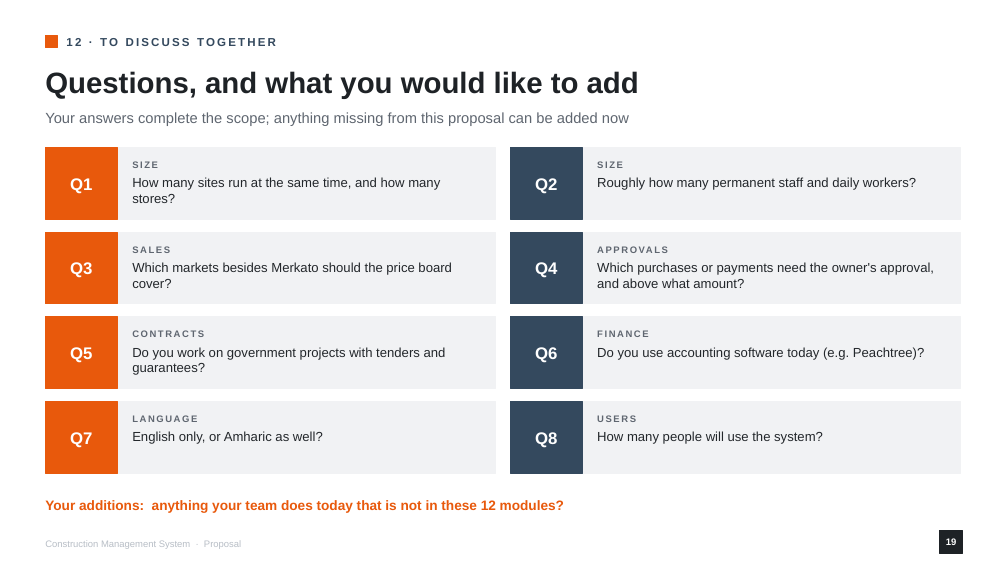
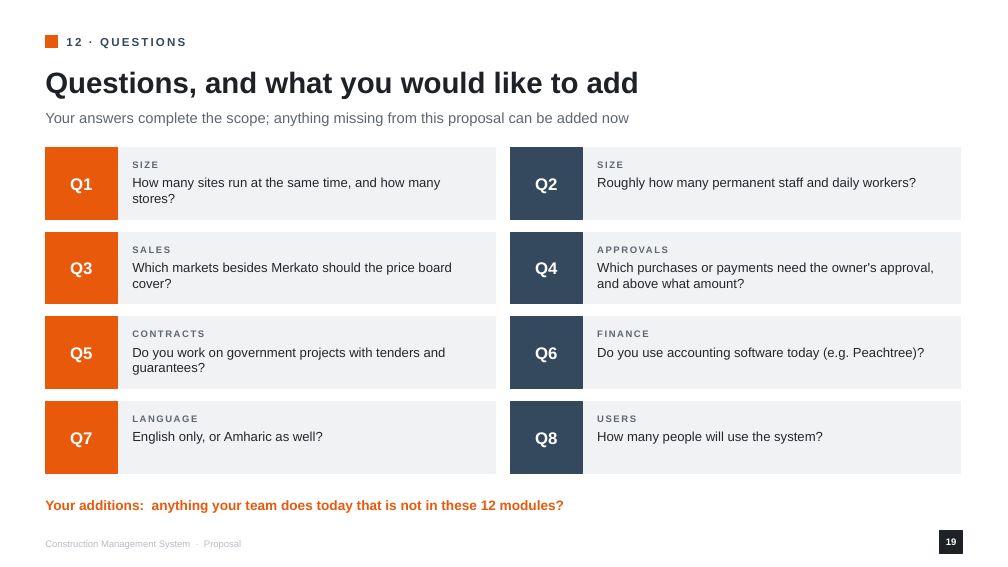
Before and after one commit to Abakas-Tech/ems-client, a slide deck: slide 19 of docs/proposals/Construction_Management_System_Proposal.pptx. Drawn at 1008x567 pixels with LibreOffice and Linux fonts; fonts in the diff are those of the drawing. Boxes give left, top, right and bottom in pixels: in the first picture for what was removed or moved away, otherwise in the second. Text is boxed around its words. In the diff, an @@ line names an element or a change of style, - is before the commit and + after.

```diff
--- a/docs/proposals/Construction_Management_System_Proposal.pptx
+++ b/docs/proposals/Construction_Management_System_Proposal.pptx
@@ text at (66, 38, 185, 49): text changed @@
-12 · TO DISCUSS TOGETHER
+12 · QUESTIONS
```
Also in this commit, not shown: 13 other slides changed.
